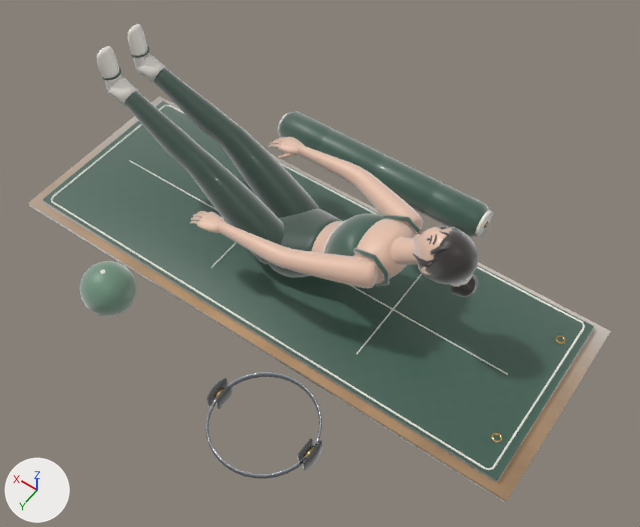
Before and after pictures for a commit that changed the glTF model public/models/pilates-studio/mat-studio-rig.glb.
Both versions are drawn from a 50 mm lens placed at (-1.19, 1.56, 2.53), pointed at (-0.16, 0.12, 0.26). Lighting does not change. The marker at lower left points along +X, +Y and +Z. The picture after the commit comes second. Vertices at exactly the same position are counted once.

The scene before the commit, as lines of its bpy script (objects in view):
```python
mat_mat_studiodielectric = principled_material('MAT_StudioDielectric')
mat_mat_studiodielectric.texture = img_studioflagshipatlas
mat_mat_studiodielectric.roughness = 0.44
mat_mat_studiodielectric.coat_weight = 0.16
mat_mat_studiodielectric.sheen_weight = 1.0
me_sm_studio_dielectric_mesh = bpy.data.meshes.new('SM_Studio_Dielectric_Mesh')
me_sm_studio_dielectric_mesh.from_pydata(...)  # 14362 vertices, 28480 faces; spans x -1.02..1.02, y -0.57..0.64, z 0.0..0.68
me_sm_studio_dielectric_mesh.materials.append(mat_mat_studiodielectric)  # picture img_studioflagshipatlas
me_sm_studio_metallic_mesh = bpy.data.meshes.new('SM_Studio_Metallic_Mesh')
me_sm_studio_metallic_mesh.from_pydata(...)  # 604 vertices, 1192 faces; spans x -0.918..0.461, y -0.514..0.772, z 0.01..0.082
me_sm_studio_metallic_mesh.materials.append(mat_mat_studiometallic)  # picture img_studioflagshipatlas
ob_sm_studio_dielectric = bpy.data.objects.new('SM_Studio_Dielectric', me_sm_studio_dielectric_mesh)
ob_sm_studio_dielectric.location = (0.0, 0.0, 0.0)
ob_sm_studio_metallic = bpy.data.objects.new('SM_Studio_Metallic', me_sm_studio_metallic_mesh)
ob_sm_studio_metallic.location = (0.0, 0.0, 0.0)
```
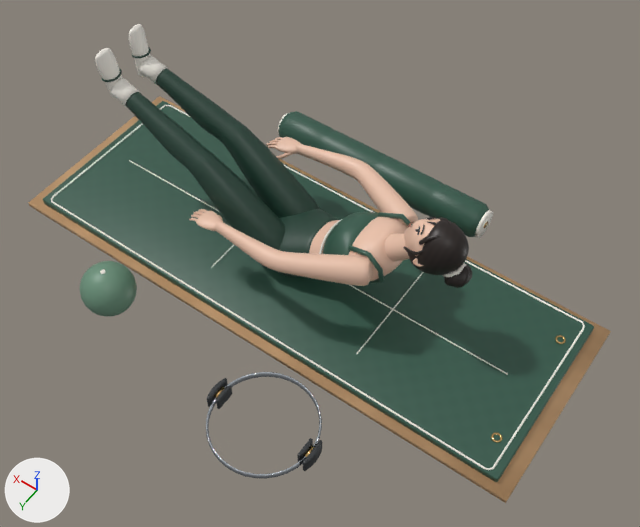
What differs and where, as boxes [x1, y1, x2, y2] in the pictures (640 x 527 px):
'SM_Studio_Dielectric', surface changed, reshaped: [28, 24, 611, 503] in both
part 1 of me_sm_studio_dielectric_mesh, added: after [419, 234, 441, 245]
part 2 of me_sm_studio_dielectric_mesh, built on: before [97, 24, 478, 297]; after [95, 24, 472, 288]
part 3 of me_sm_studio_dielectric_mesh, surface changed: before [28, 48, 611, 502]; after [28, 81, 611, 502]

What changed in the scene script:
```text
Change mat_mat_studiodielectric:
    remove mat_mat_studiodielectric.sheen_weight = 1.0
Change me_sm_studio_dielectric_mesh:
    used by ob_sm_studio_dielectric; location = (0.0, 0.0, 0.0)
    remove me_sm_studio_dielectric_mesh.from_pydata(...)  # 14362 vertices, 28480 faces; spans x -1.02..1.02, y -0.57..0.64, z 0.0..0.68
    add me_sm_studio_dielectric_mesh.from_pydata(...)  # 41998 vertices, 83752 faces; spans x -1.02..1.02, y -0.57..0.64, z 0.0..0.68
    me_sm_studio_dielectric_mesh part 1: the loose piece of 26 vertices spanning x -0.59..-0.51, y 0.0..0.06, z 0.51..0.54 is copied, and the copy is moved by (0.04, 0.0, 0.02); it spans x -0.55..-0.47, y 0.0..0.06, z 0.52..0.56
    me_sm_studio_dielectric_mesh part 2: 1861 vertices moved within x -0.63..0.75, y -0.25..0.25, z 0.03..0.68; 7297 vertices removed from x -0.65..0.76, y -0.26..0.26, z 0.03..0.68; 34855 vertices added at x -0.63..0.75, y -0.27..0.27, z 0.03..0.68
    me_sm_studio_dielectric_mesh part 3: 3157 kept faces spanning x -1.02..1.02, y -0.57..0.64, z 0.0..0.66 get new texture (UV) coordinates
    other edits to the shape of me_sm_studio_dielectric_mesh do not show in these pictures
```
